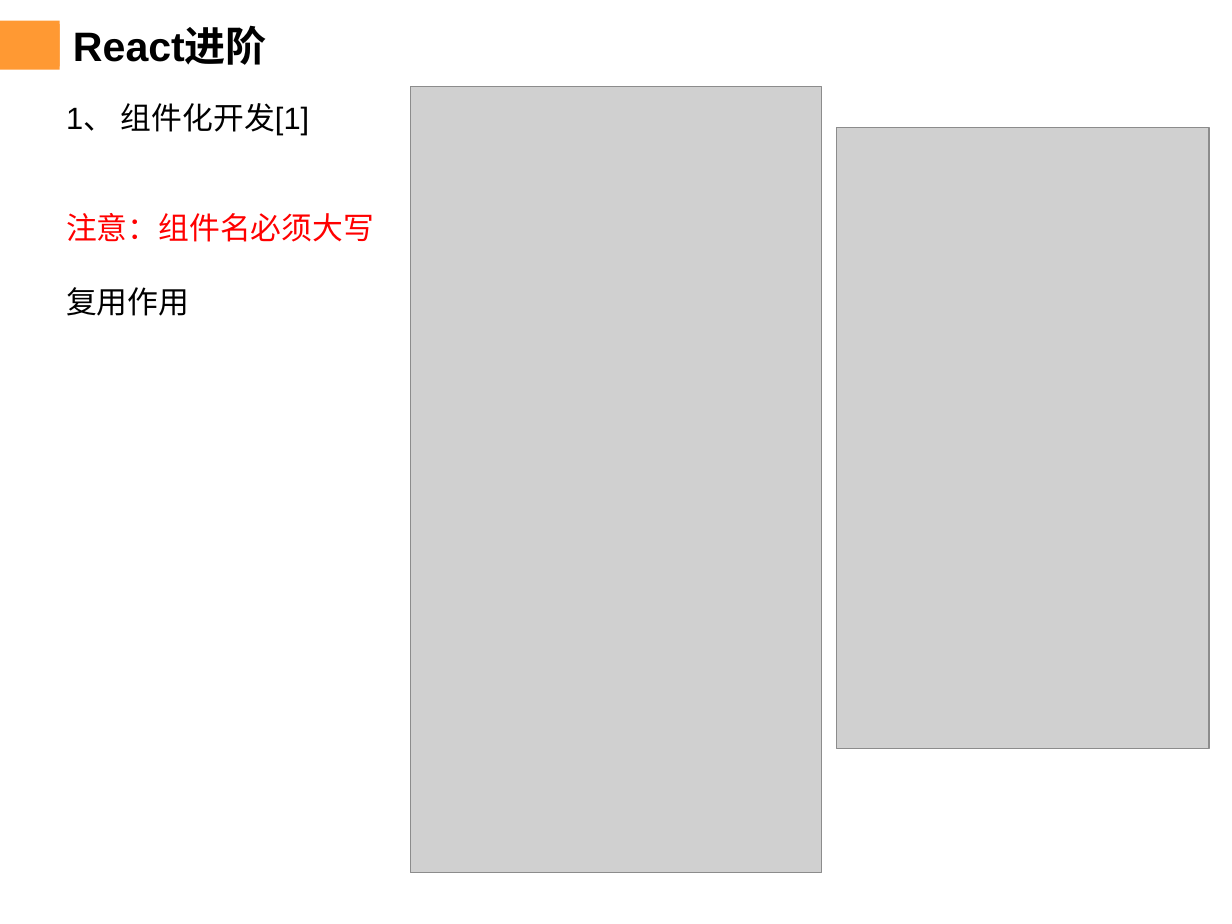
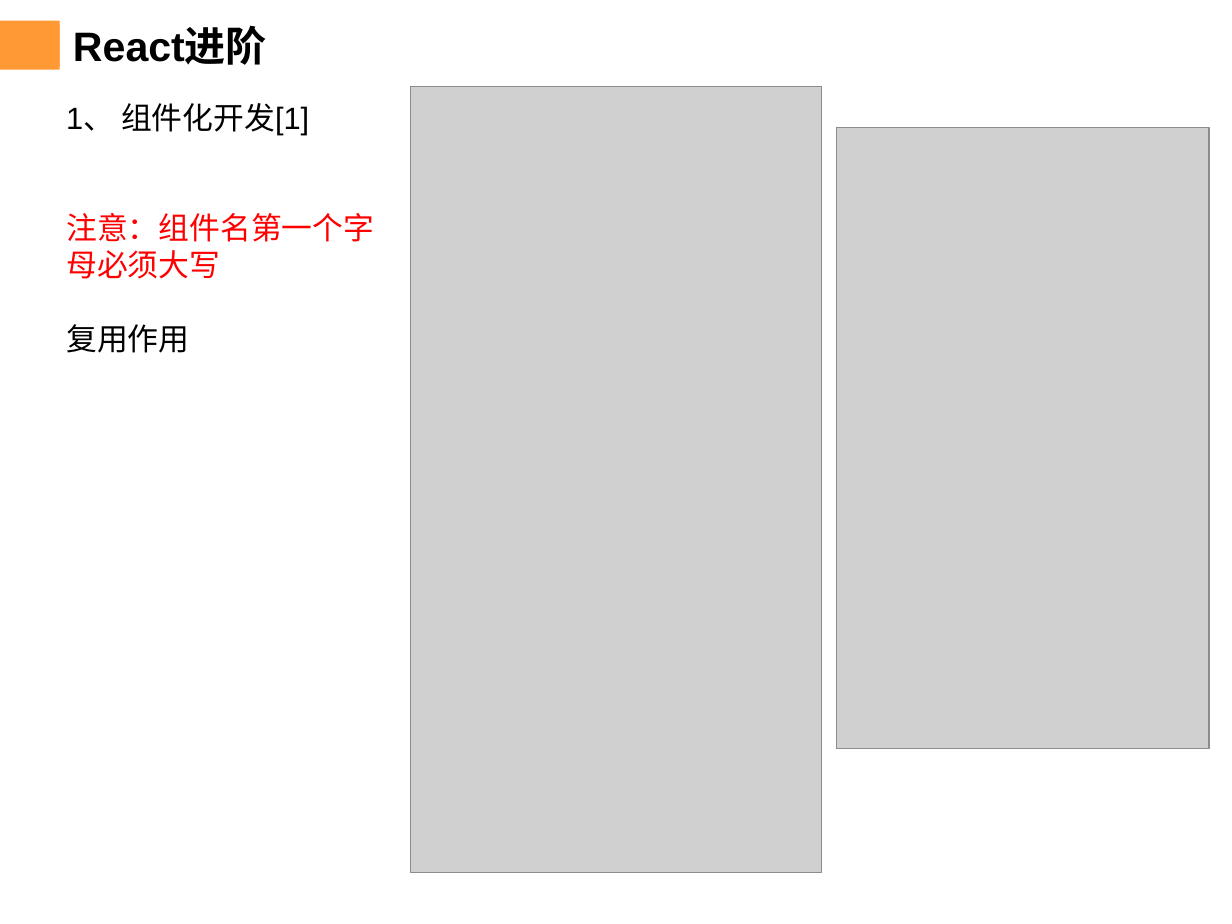
Before and after one commit to chenqiuli/JY-peixun-1, a slide deck: slide 21 of PPT内容-20240103-2.pptx. Drawn at 1232x924 pixels with LibreOffice and Linux fonts; fonts in the diff are those of the drawing; grey boxes stand for pictures; background and template pictures are left out. Boxes give left, top, right and bottom in pixels: in the first picture for what was removed or moved away, otherwise in the second. Text is boxed around its words. In the diff, an @@ line names an element or a change of style, - is before the commit and + after.

```diff
--- a/PPT内容-20240103-2.pptx
+++ b/PPT内容-20240103-2.pptx
@@ text at bbox=[66, 213, 374, 279]: text changed @@
-注意：组件名必须大写
+注意：组件名第一个字母必须大写
```
Also in this commit, not shown: 15 other slides changed, 1 slide added, 6 other files.
